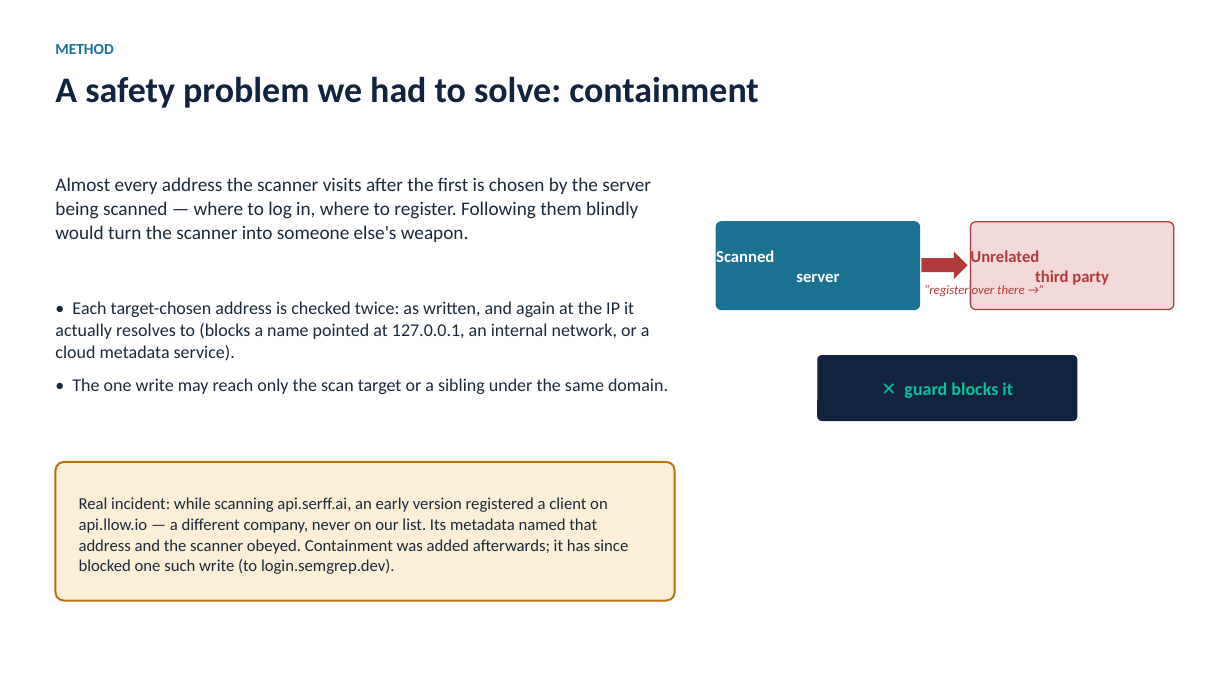
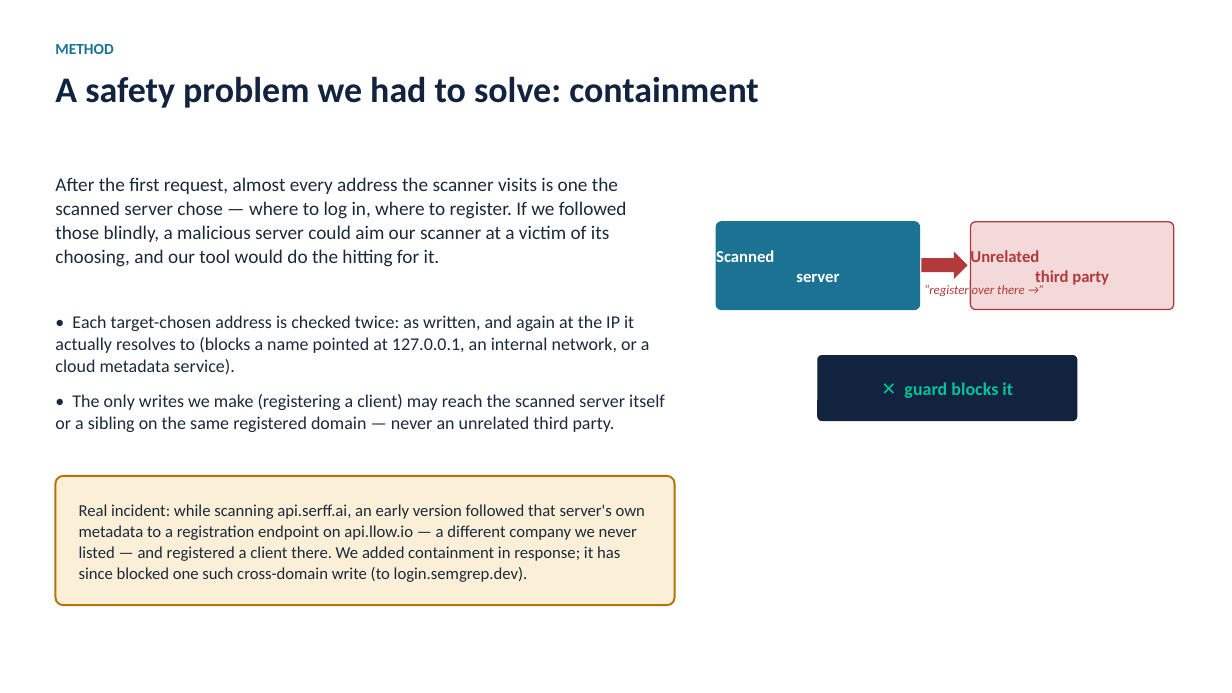
Before and after one commit to yamitkfir/YamAmit-MCP-auth, a slide deck: slide 9 of MCP-auth-slides.pptx. Drawn at 1232x693 pixels with LibreOffice and Linux fonts; fonts in the diff are those of the drawing. Boxes give left, top, right and bottom in pixels: in the first picture for what was removed or moved away, otherwise in the second. Text is boxed around its words. In the diff, an @@ line names an element or a change of style, - is before the commit and + after.

```diff
--- a/MCP-auth-slides.pptx
+++ b/MCP-auth-slides.pptx
@@ text at <box>55,177,627,267</box>: text changed @@
-Almost every address the scanner visits after the first is chosen by the server being scanned — where to log in, where to register. Following them blindly would turn the scanner into someone else's weapon.
+After the first request, almost every address the scanner visits is one the scanned server chose — where to log in, where to register. If we followed those blindly, a malicious server could aim our scanner at a victim of its choosing, and our tool would do the hitting for it.
@@ text at <box>55,315,650,375</box>: more space between paragraphs @@
@@ text "• Each target-chosen address is ...": place and size @@
-text "• Each target-chosen address is ..." at <box>55,301,668,394</box>
+text "• Each target-chosen address is ..." at <box>55,315,665,432</box>
@@ text at <box>55,394,665,432</box>: text changed @@
-• The one write may reach only the scan target or a sibling under the same domain.
+• The only writes we make (registering a client) may reach the scanned server itself or a sibling on the same registered domain — never an unrelated third party.
@@ rounded rectangle: place and size @@
-rounded rectangle at <box>55,462,675,601</box>
+rounded rectangle at <box>55,476,675,605</box>
@@ text at <box>79,504,645,582</box>: text changed @@
-Real incident: while scanning api.serff.ai, an early version registered a client on api.llow.io — a different company, never on our list. Its metadata named that address and the scanner obeyed. Containment was added afterwards; it has since blocked one such write (to login.semgrep.dev).
+Real incident: while scanning api.serff.ai, an early version followed that server's own metadata to a registration endpoint on api.llow.io — a different company we never listed — and registered a client there. We added containment in response; it has since blocked one such cross-domain write (to login.semgrep.dev).
```
Also in this commit, not shown: 23 other slides changed, 1 slide added, 1 slide removed.
